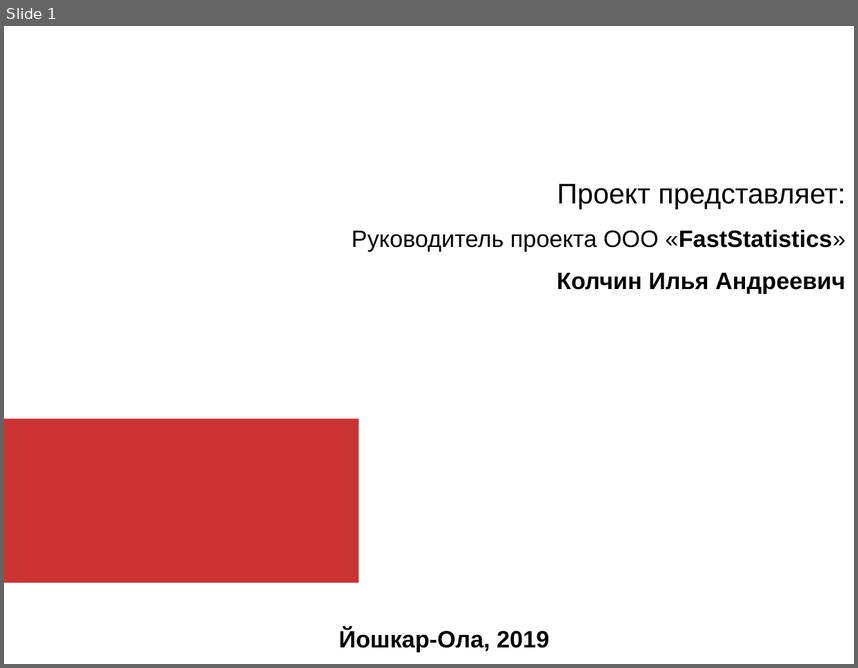
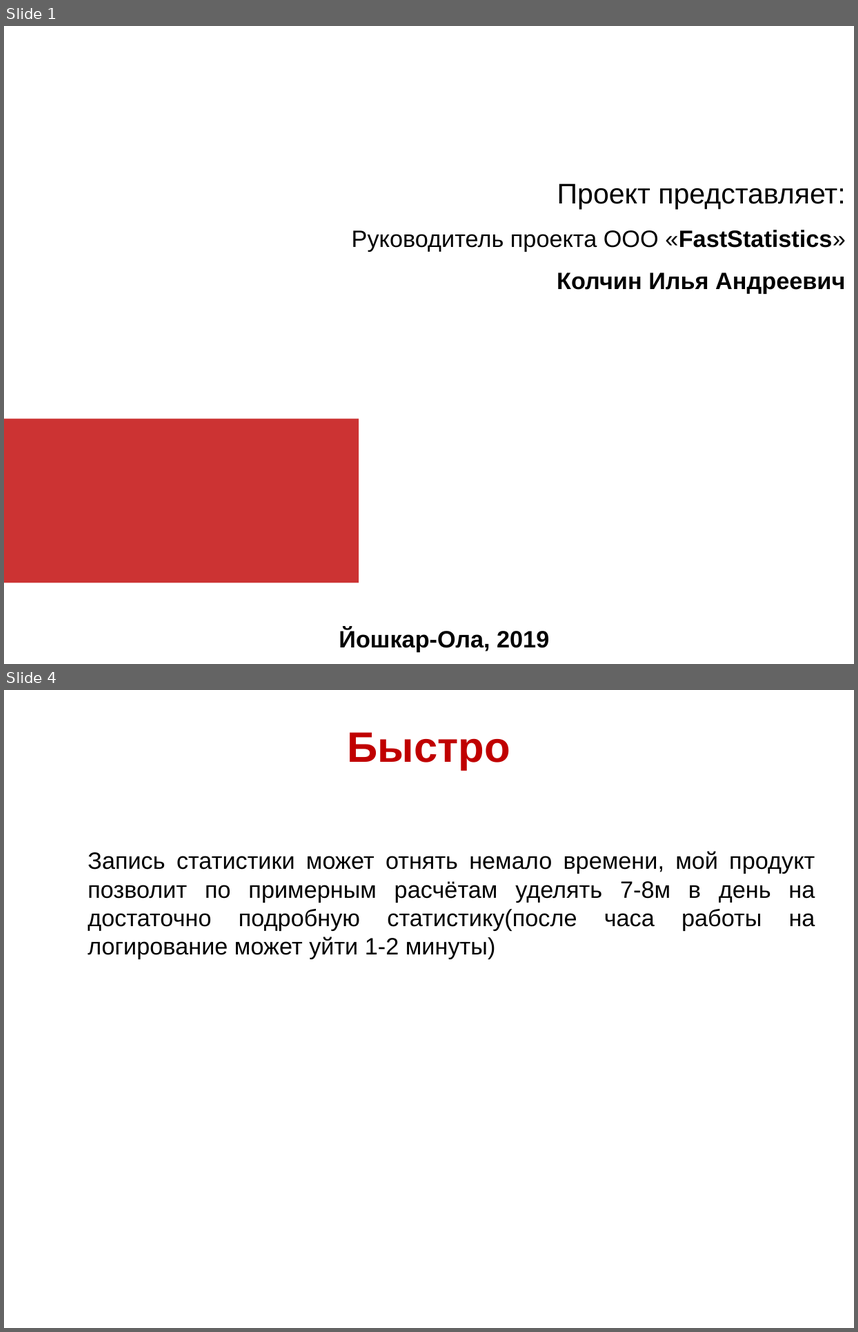
Before and after one commit to 7kia/InternetEntrepreneurship, a slide deck: Колчин.ppt. Shown one above the other, each under a label of ours: slide 1 before the commit, slides 1 and 4 after it; the slides between them are not shown. The pictures are 858x668 and 858x1332 pixels, drawn with LibreOffice and Linux fonts; fonts in the diff are those of the drawing; background and template pictures are left out. Boxes give left, top, right and bottom in pixels: in the first picture for what was removed or moved away, otherwise in the second. Text is boxed around its words. In the diff, an @@ line names an element or a change of style, - is before the commit and + after.

```diff
--- a/Колчин.ppt
+++ b/Колчин.ppt
@@ slide 4 added at (4,690,854,1328), background picture (left out) @@
@@ text added at (348,732,510,770), 36 pt, text #C00000, bold @@
+Быстро
@@ text added at (87,851,815,958), 20 pt, text #000000 @@
+Запись статистики может отнять немало времени, мой продукт позволит по примерным расчётам уделять 7-8м в день на достаточно подробную статистику(после часа работы на логирование может уйти 1-2 минуты)
```
Also in this commit, not shown: 1 slide changed, 5 other slides added, 7 slides removed, 1 other file.
